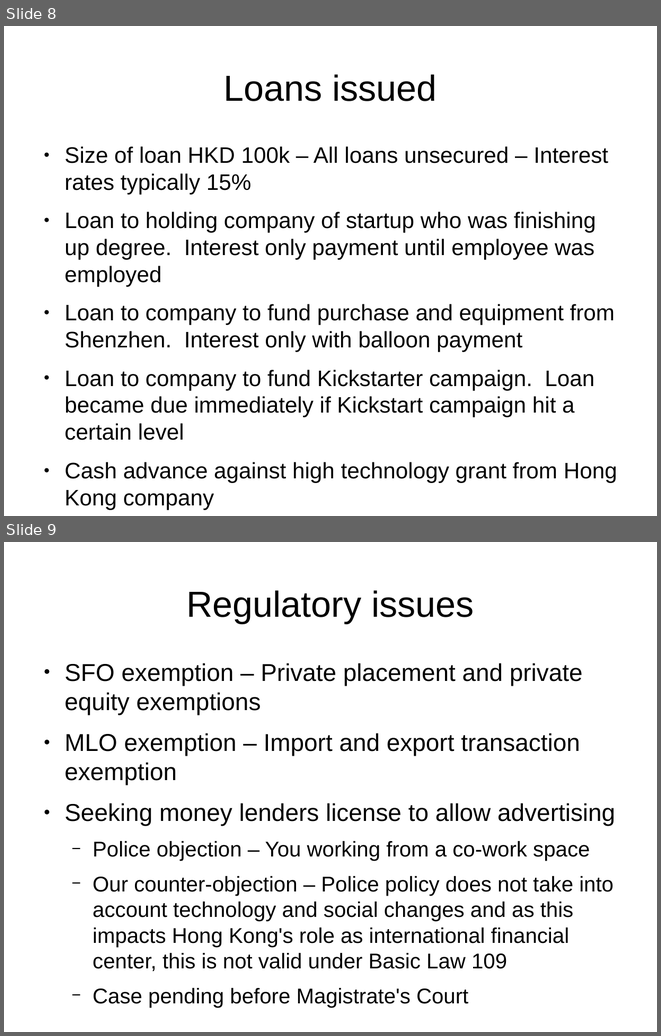
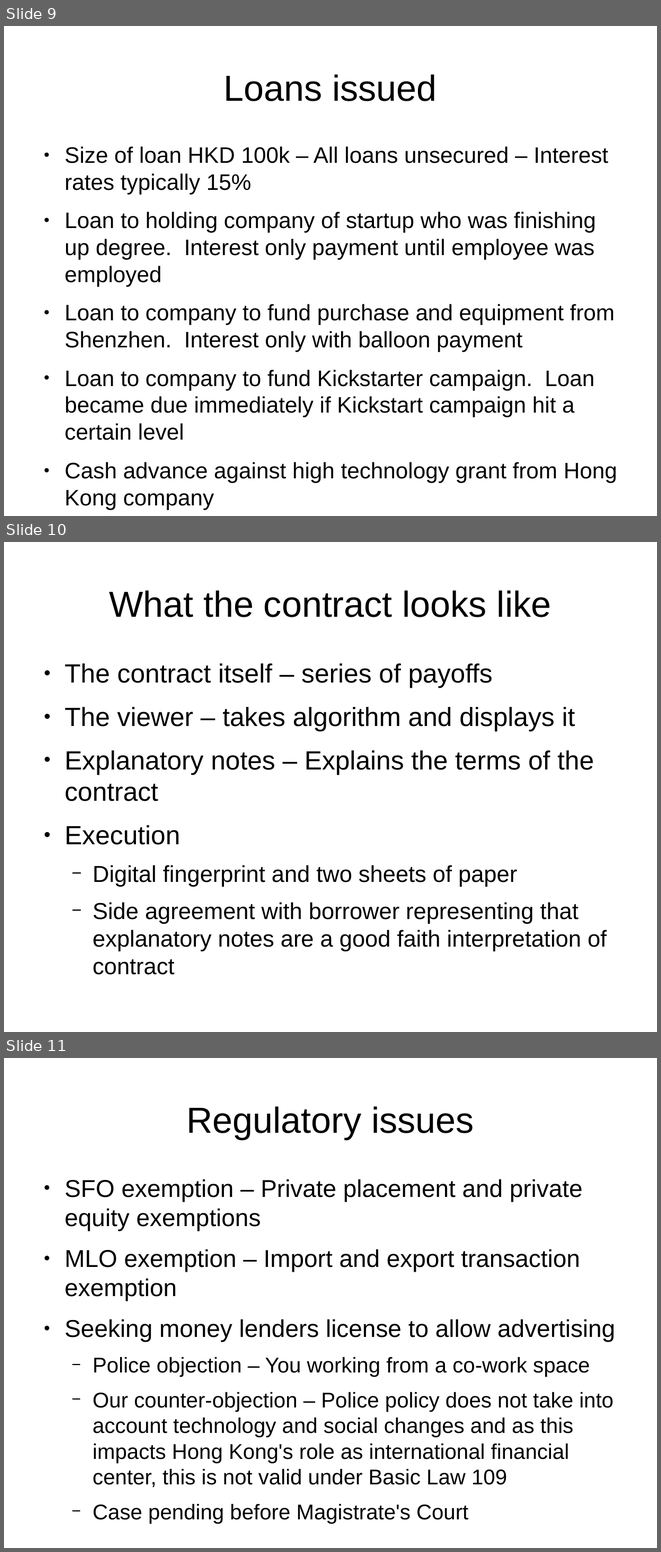
Before and after one commit to joequant/bitquant, a slide deck: pitchdecks/smart-contracts-practice-lawsociety.odp. Shown one above the other, each under a label of ours: slides 8 and 9 before the commit, slides 9, 10 and 11 after it. The pictures are 661x1036 and 661x1552 pixels, drawn with LibreOffice and Linux fonts; fonts in the diff are those of the drawing. Boxes give left, top, right and bottom in pixels: in the first picture for what was removed or moved away, otherwise in the second. Text is boxed around its words. In the diff, an @@ line names an element or a change of style, - is before the commit and + after.

```diff
--- a/pitchdecks/smart-contracts-practice-lawsociety.odp
+++ b/pitchdecks/smart-contracts-practice-lawsociety.odp
@@ slide 10 added at (4, 542, 657, 1032), background #FFFFFF @@
@@ title added at (109, 590, 551, 617), 44 pt, text #000000 @@
+What the contract looks like
@@ text added at (64, 663, 607, 951), 28 pt, text #000000 @@
+● The contract itself – series of payoffs
+● The viewer – takes algorithm and displays it
+● Explanatory notes – Explains the terms of the contract
+● Execution
+  − Digital fingerprint and two sheets of paper
+  − Side agreement with borrower representing that explanatory notes are a good faith interpretation of contract
@@ what was slide 8 is now slide 9 @@
@@ what was slide 9 is now slide 11 @@
```
Also in this commit, not shown: 3 slides changed, 1 other slide added, 1 other file.
